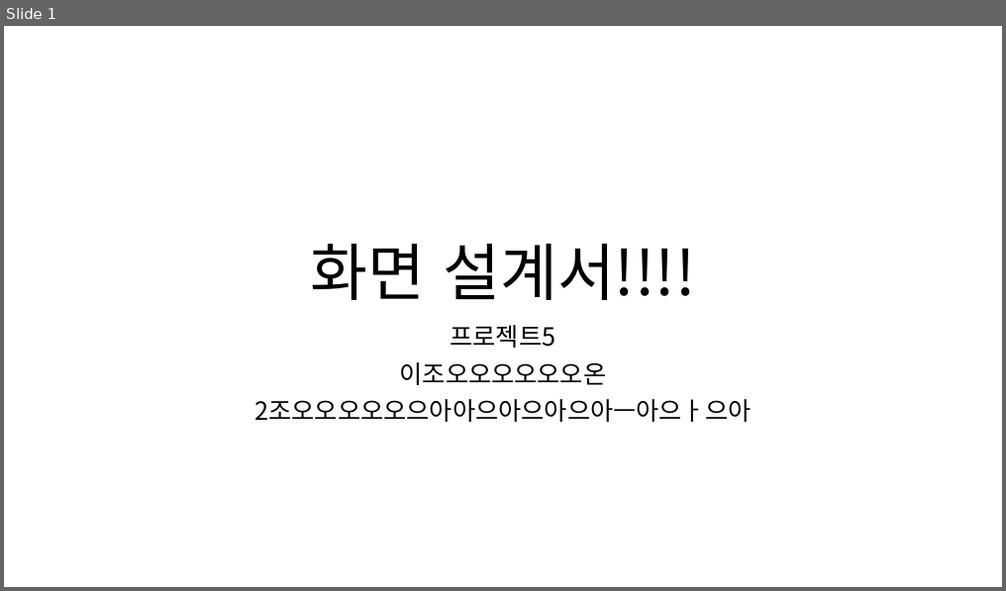
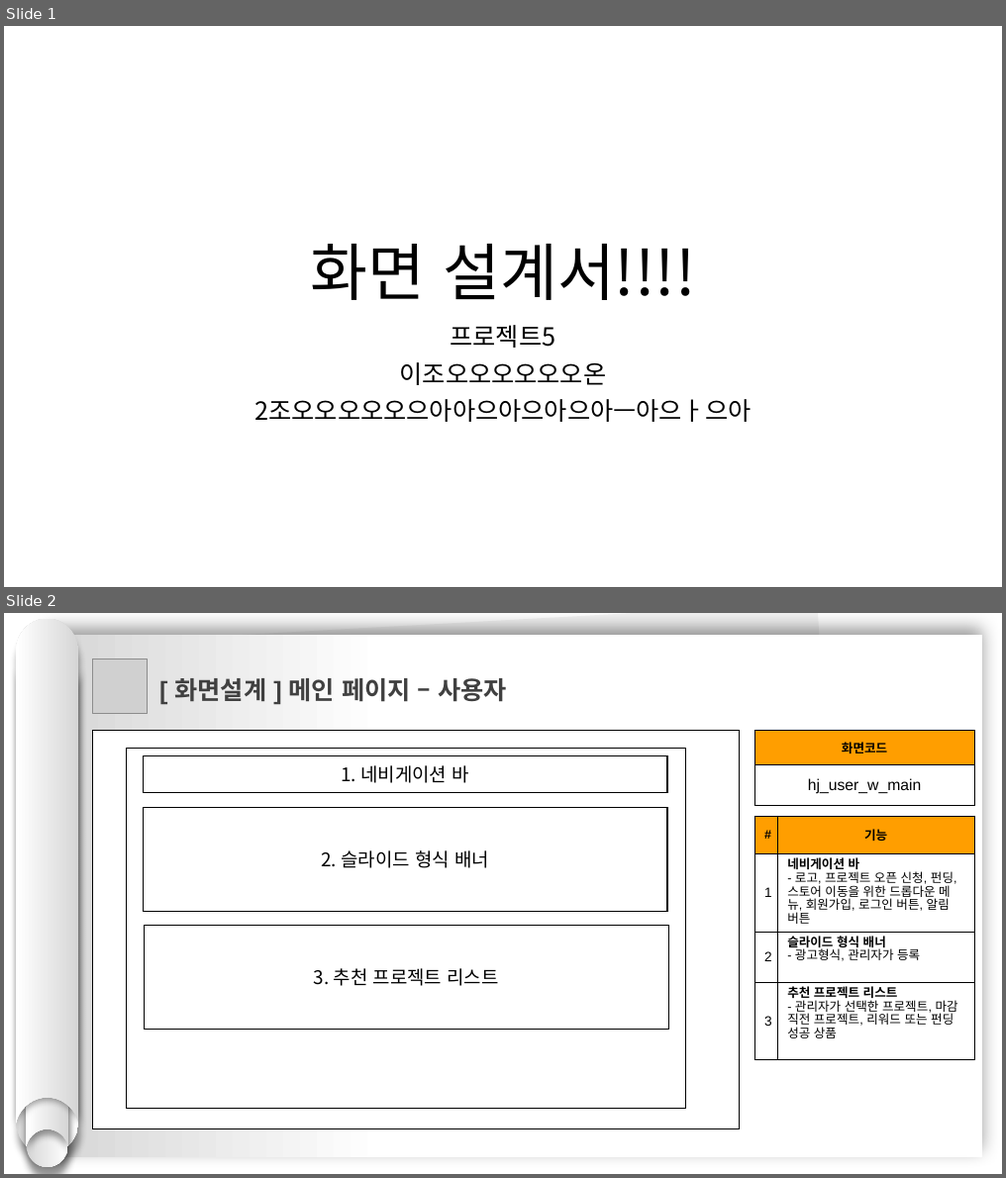
Before and after one commit to hhsw07/ezen-academy-projects, a slide deck: 0 발표용 파워포인트/0529 4차발표/0529 project06 - 파워포인트 - 형준.pptx. Shown one above the other, each under a label of ours: slide 1 before the commit, slides 1 and 2 after it. The pictures are 1006x591 and 1006x1178 pixels, drawn with LibreOffice and Linux fonts; fonts in the diff are those of the drawing; grey boxes stand for pictures. Boxes give left, top, right and bottom in pixels: in the first picture for what was removed or moved away, otherwise in the second. Text is boxed around its words. In the diff, an @@ line names an element or a change of style, - is before the commit and + after.

```diff
--- a/0 발표용 파워포인트/0529 4차발표/0529 project06 - 파워포인트 - 형준.pptx
+++ b/0 발표용 파워포인트/0529 4차발표/0529 project06 - 파워포인트 - 형준.pptx
@@ slide 2 added at (4,613,1002,1174), background #FFFFFF @@
@@ group added at (16,619,79,1167): 4 freeform shapes @@
@@ rectangle added at (48,635,983,1158), fill gradient #FFFFFF to #D7D7D7 @@
@@ rectangle added at (58,613,846,1154), fill #F2F2F2 @@
@@ picture added at (92,659,147,713) @@
@@ text added at (174,678,507,702), 24 pt, text #404040, bold @@
+[ 화면설계 ] 메인 페이지 – 사용자
@@ rectangle added at (92,731,739,1130), fill #FFFFFF, outline #000000 0.75 pt @@
@@ table added at (754,731,975,805), 2 rows, 1 columns @@
+화면코드
+hj_user_w_main
@@ rectangle added at (127,748,686,1108), outline #000000 1 pt @@
@@ rectangle added at (143,756,667,792), outline #000000 1 pt, 18 pt, text #000000 @@
+1. 네비게이션 바
@@ rectangle added at (143,808,667,911), outline #000000 1 pt, 18 pt, text #000000 @@
+2. 슬라이드 형식 배너
@@ table added at (754,816,975,1059), 4 rows, 2 columns @@
+# | 기능
+1 | 네비게이션 바 / - 로고, 프로젝트 오픈 신청, 펀딩, 스토어 이동을 위한 드롭다운 메뉴, 회원가입, 로그인 버튼, 알림 버튼
+2 | 슬라이드 형식 배너 / - 광고형식, 관리자가 등록
+3 | 추천 프로젝트 리스트 / - 관리자가 선택한 프로젝트, 마감 직전 프로젝트, 리워드 또는 펀딩 성공 상품
@@ rectangle added at (144,925,668,1029), outline #000000 1 pt, 18 pt, text #000000 @@
+3. 추천 프로젝트 리스트
```
Also in this commit, not shown: 8 other slides added, 1 other file.
